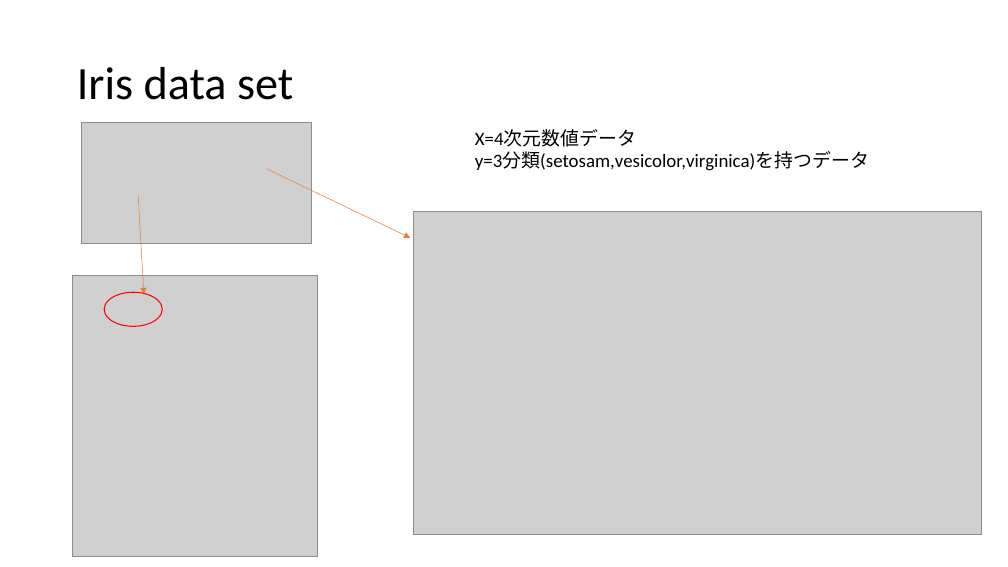
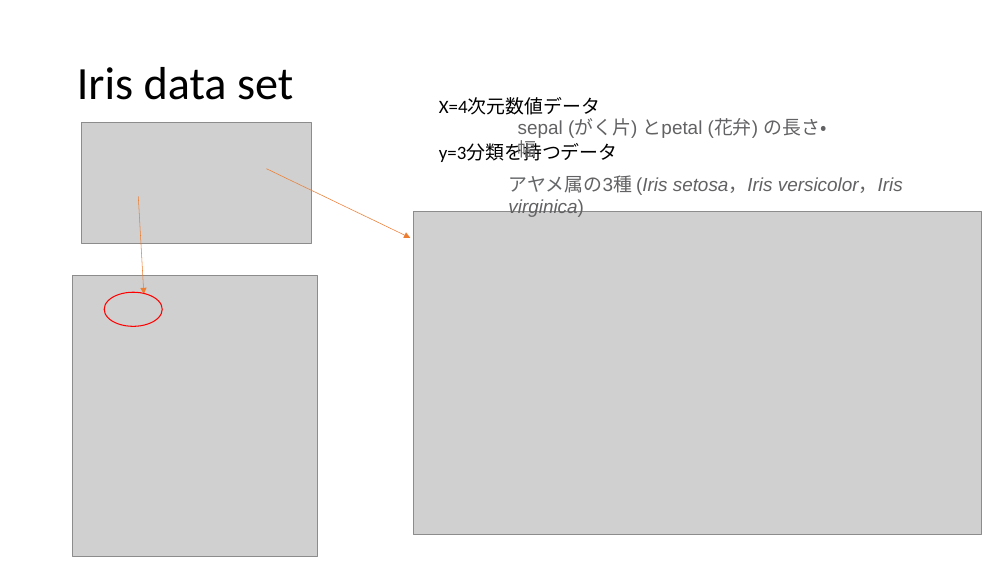
Before and after one commit to nim-hrkn/orange_examples, a slide deck: slide 17 of Orange_explanation.pptx (slide 12 before the commit). Drawn at 1008x567 pixels with LibreOffice and Linux fonts; fonts in the diff are those of the drawing; grey boxes stand for pictures. Boxes give left, top, right and bottom in pixels: in the first picture for what was removed or moved away, otherwise in the second. Text is boxed around its words. In the diff, an @@ line names an element or a change of style, - is before the commit and + after.

```diff
--- a/Orange_explanation.pptx
+++ b/Orange_explanation.pptx
@@ text "X=4次元数値データ": place and size @@
-text "X=4次元数値データ" at box(475, 129, 869, 171)
+text "X=4次元数値データ" at box(439, 98, 618, 162)
@@ text added at box(518, 119, 826, 138), 18 pt, text #626264 @@
+sepal (がく片) とpetal (花弁) の長さ・幅
@@ text at box(439, 143, 618, 162): text changed @@
-y=3分類(setosam,vesicolor,virginica)を持つデータ
+y=3分類を持つデータ
@@ text added at box(508, 175, 903, 195), 18 pt, text #626264, italic @@
+アヤメ属の3種 (Iris setosa，Iris versicolor，Iris virginica)
```
Also in this commit, not shown: 2 other slides changed, 7 slides added, 5 other files.
